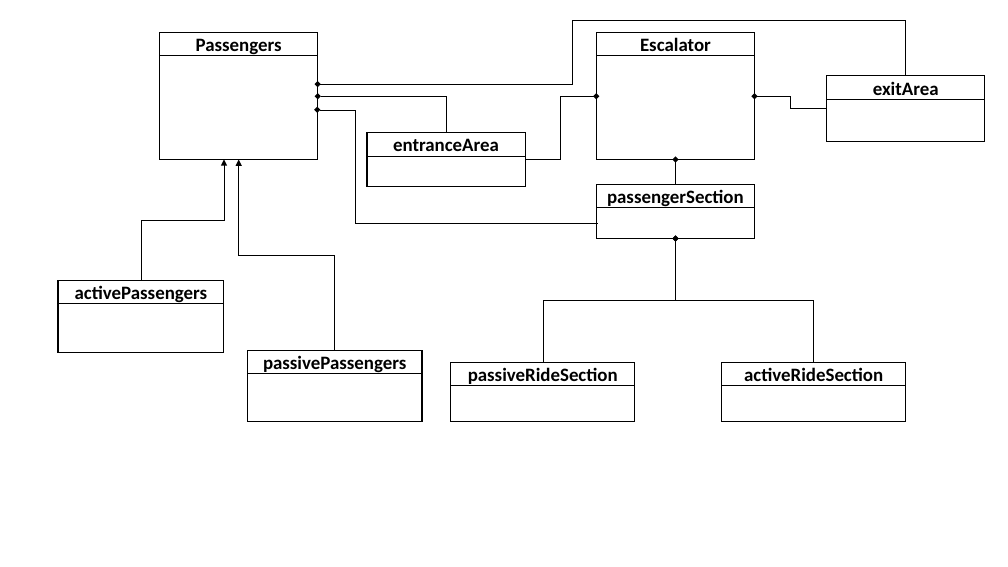
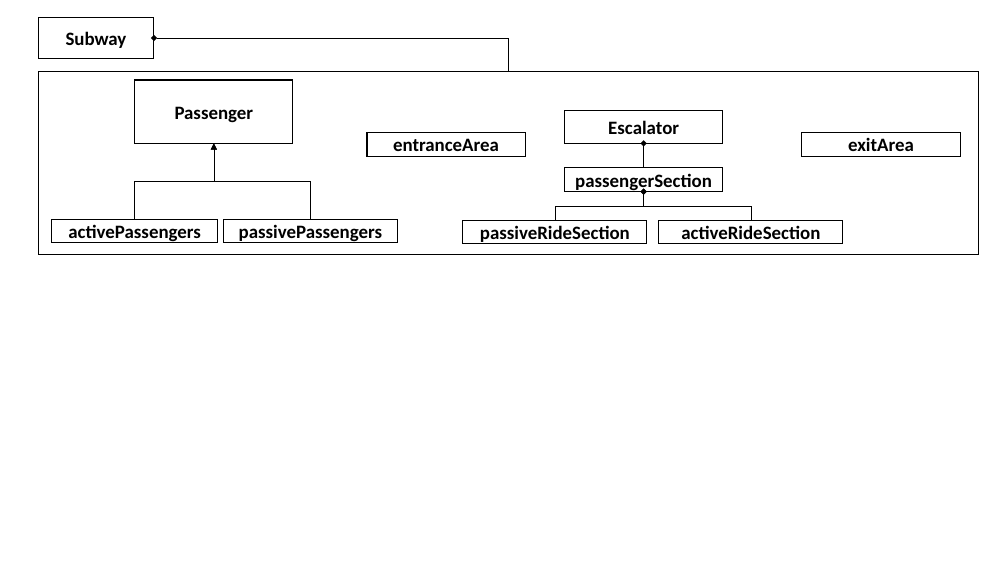
Before and after one commit to IDS6145-Fall2019/assignment1-rhyben94, a slide deck: slide 4 of images/Image-Bank.pptx. Drawn at 1008x567 pixels with LibreOffice and Linux fonts; fonts in the diff are those of the drawing. Boxes give left, top, right and bottom in pixels: in the first picture for what was removed or moved away, otherwise in the second. Text is boxed around its words. In the diff, an @@ line names an element or a change of style, - is before the commit and + after.

```diff
--- a/images/Image-Bank.pptx
+++ b/images/Image-Bank.pptx
@@ rectangle added at [38,17,154,58], outline #000000 1 pt, 18 pt, text #000000, bold @@
+Subway
@@ elbow arrow removed from (906, 76) to (318, 84) @@
@@ elbow arrow moved from (446, 132) - (318, 96) to (154, 38) - (509, 71) @@
@@ elbow arrow (154, 38) - (509, 71): arrowheads changed @@
@@ rectangle removed at [160,33,318,160] @@
@@ rectangle removed at [597,33,755,160] @@
@@ rectangle: place and size @@
-rectangle at [367,132,525,187]
+rectangle at [38,71,979,254]
@@ rectangle "Passenger": place and size @@
-rectangle "Passenger" at [160,33,318,56]
+rectangle "Passenger" at [135,80,293,144]
@@ rectangle removed at [827,76,985,141] @@
@@ text in rectangle at [175,106,254,123]: text changed @@
-Passengers
+Passenger
@@ elbow arrow removed from (598, 223) to (318, 110) @@
@@ elbow arrow removed from (526, 160) to (597, 96) @@
@@ rectangle "Escalator": place and size @@
-rectangle "Escalator" at [597,33,755,56]
+rectangle "Escalator" at [565,110,723,144]
@@ elbow arrow removed from (827, 109) to (755, 96) @@
@@ elbow arrow moved from (141, 281) - (224, 160) to (135, 220) - (214, 144) @@
@@ elbow arrow moved from (335, 350) - (239, 160) to (311, 220) - (214, 144) @@
@@ elbow arrow moved from (676, 160) - (676, 185) to (644, 144) - (644, 168) @@
@@ rectangle "exitArea": place and size @@
-rectangle "exitArea" at [827,76,985,99]
+rectangle "exitArea" at [802,132,960,156]
@@ rectangle "passengerSection": place and size @@
-rectangle "passengerSection" at [597,185,755,208]
+rectangle "passengerSection" at [565,168,723,191]
@@ elbow arrow moved from (543, 363) - (676, 239) to (555, 221) - (644, 191) @@
@@ rectangle removed at [597,185,755,239] @@
@@ elbow arrow moved from (814, 363) - (676, 239) to (751, 221) - (644, 191) @@
@@ rectangle "activePassengers": place and size @@
-rectangle "activePassengers" at [58,281,225,304]
+rectangle "activePassengers" at [52,220,219,243]
@@ rectangle "passivePassengers": place and size @@
-rectangle "passivePassengers" at [247,350,422,374]
+rectangle "passivePassengers" at [223,220,398,243]
@@ rectangle "passiveRideSection": place and size @@
-rectangle "passiveRideSection" at [451,363,635,386]
+rectangle "passiveRideSection" at [463,221,647,243]
@@ rectangle "activeRideSection": place and size @@
-rectangle "activeRideSection" at [722,363,907,386]
+rectangle "activeRideSection" at [659,221,844,243]
@@ rectangle removed at [58,281,225,352] @@
@@ rectangle removed at [247,350,422,421] @@
@@ rectangle removed at [451,363,635,421] @@
@@ rectangle removed at [722,363,907,421] @@
```
Also in this commit, not shown: 2 other slides changed, 1 slide added, 2 slides removed, 10 other files.
